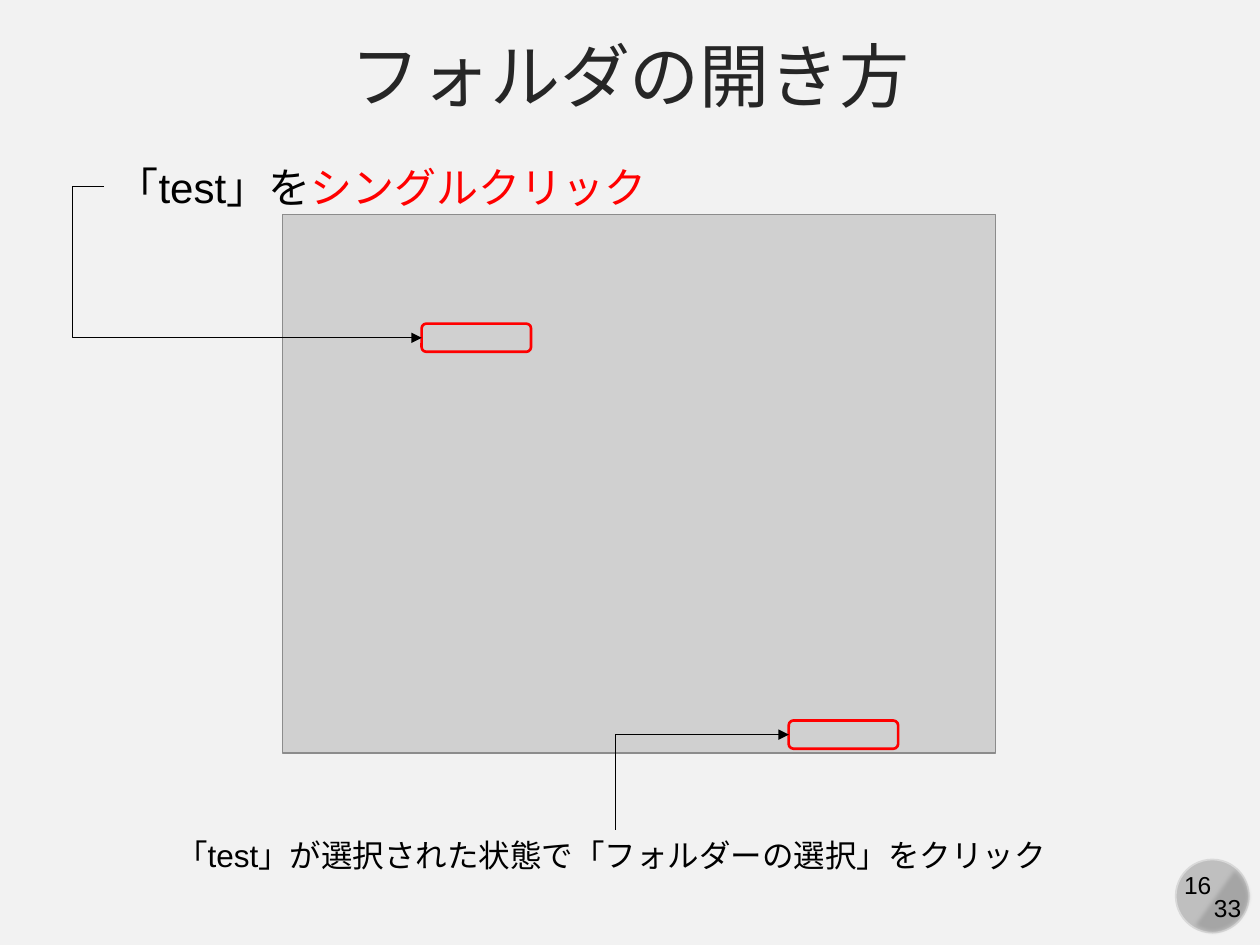
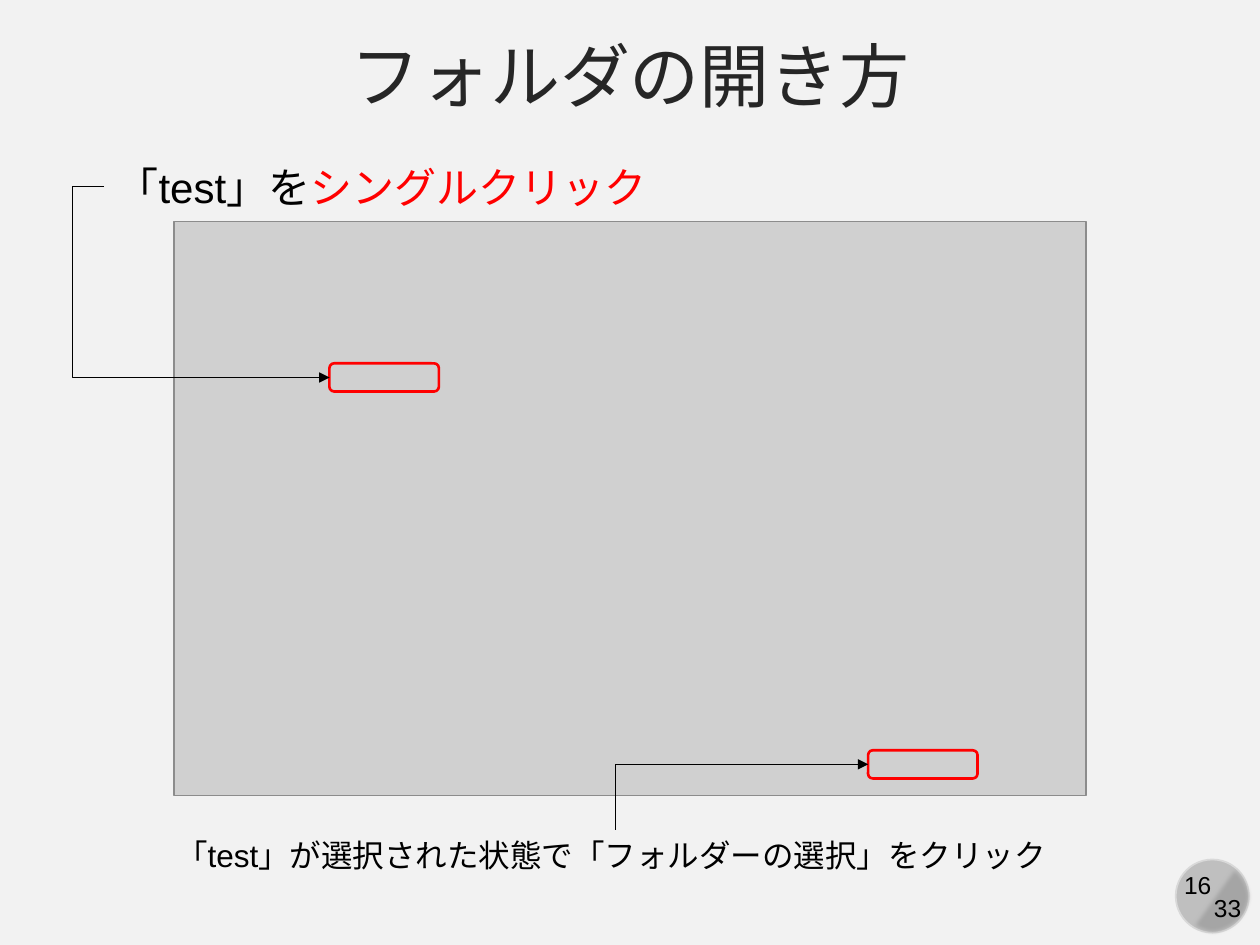
Before and after one commit to kaityo256/github, a slide deck: slide 16 of practice_basic/fig/slide.pptx. Drawn at 1260x945 pixels with LibreOffice and Linux fonts; fonts in the diff are those of the drawing; grey boxes stand for pictures. Boxes give left, top, right and bottom in pixels: in the first picture for what was removed or moved away, otherwise in the second. Text is boxed around its words. In the diff, an @@ line names an element or a change of style, - is before the commit and + after.

```diff
--- a/practice_basic/fig/slide.pptx
+++ b/practice_basic/fig/slide.pptx
@@ elbow arrow moved from (105, 186) - (422, 338) to (105, 186) - (330, 378) @@
@@ picture: place and size @@
-picture at box(282, 214, 995, 752)
+picture at box(174, 222, 1086, 795)
@@ rounded rectangle: place and size @@
-rounded rectangle at box(422, 324, 532, 352)
+rounded rectangle at box(330, 363, 440, 391)
@@ elbow arrow moved from (615, 829) - (789, 735) to (615, 829) - (868, 765) @@
@@ rounded rectangle: place and size @@
-rounded rectangle at box(789, 721, 898, 748)
+rounded rectangle at box(868, 750, 978, 777)
```
Also in this commit, not shown: 4 other slides changed, 1 slide added, 1 slide removed, 4 other files.
